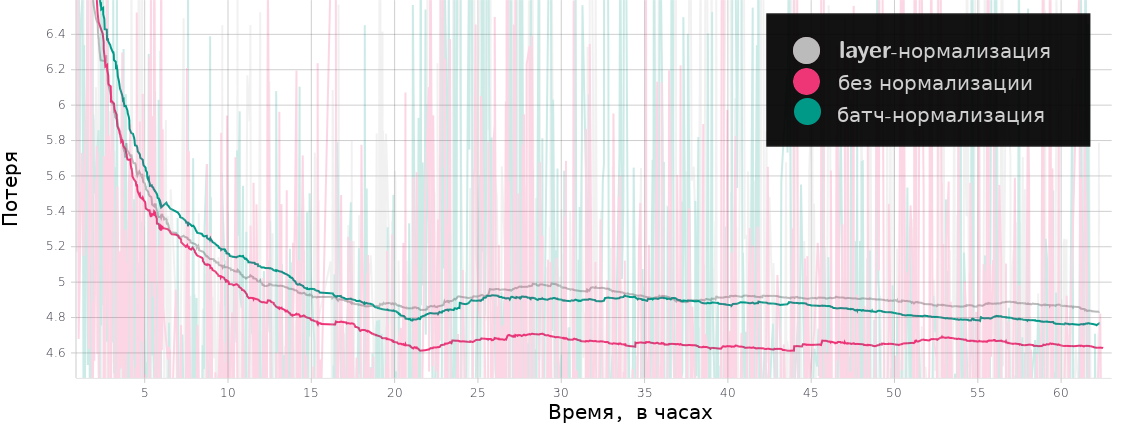
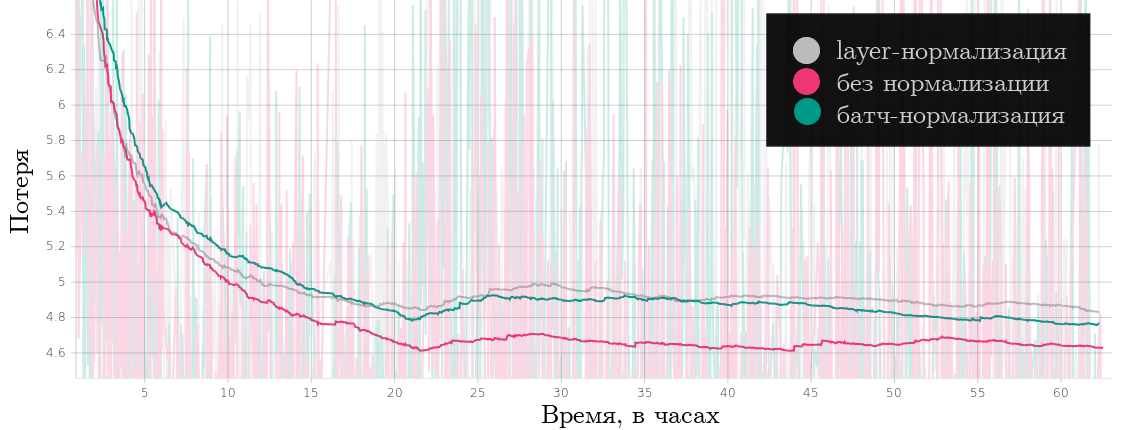
Layers edited between the first and the second w=1130, h=430 image:
painted on "layer-нормализация" over <box>836,40,1067,65</box>
painted on "батч-нормализация" over <box>837,105,1065,128</box>
painted on "без нормализации" over <box>837,73,1049,96</box>
painted on "Потеря" over <box>2,149,33,234</box>
painted on "Время, в часах" over <box>541,404,720,428</box>
